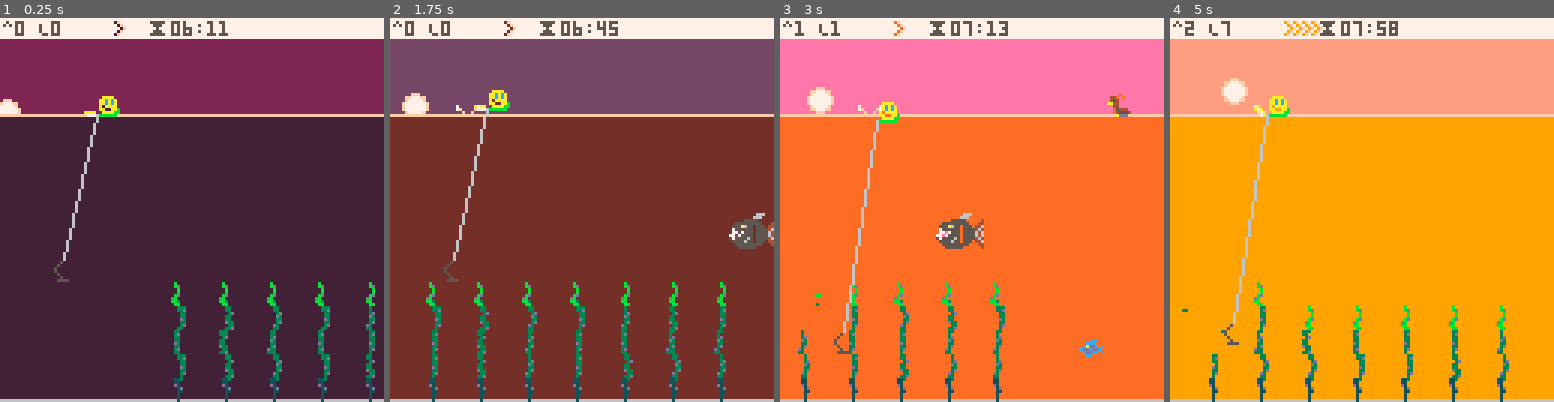
Above: before the commit, frames 1-4 (left to right).
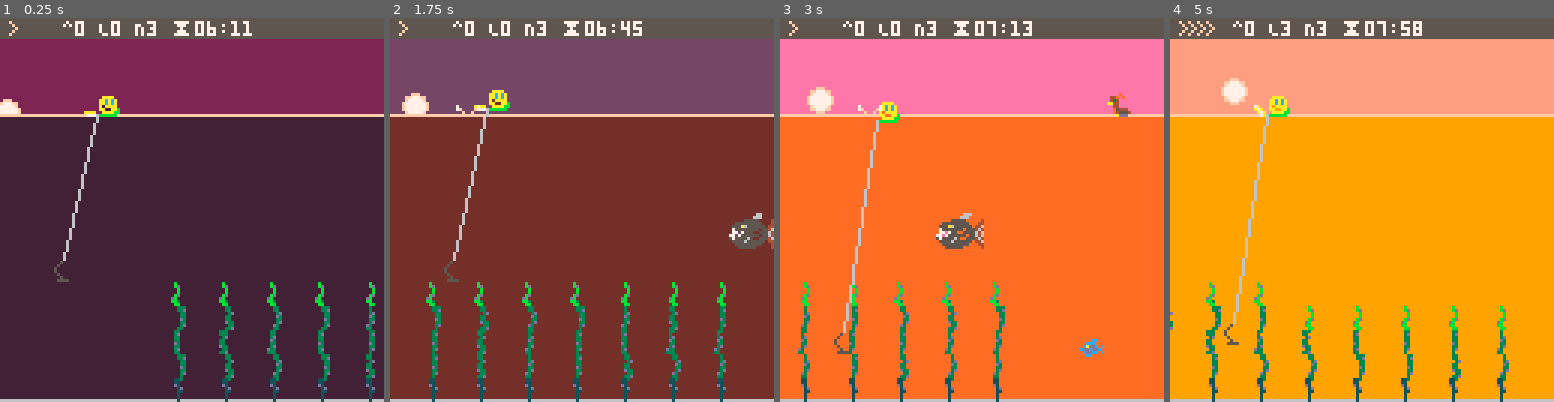
Above: after the commit, the same moments.

Repository: broquaint/pico8-carts
Game: PICO-8 cartridge eggjam18.p8
The game is run twice, just before and just after one commit, with the same random seed, the same clock (stepped at 60 frames per second) and the same inputs.
Inputs:
- Up to frame 1 (0.25 s): no input
- Up to frame 2 (1.75 s): tap O (Z key) at 0.33, 0.7, 1.43 s; tap X (X key) at 1.07 s
- Up to frame 3 (3 s): hold Left 1.97-2.37 s; tap X (X key) at 2.07, 2.4, 2.73 s; tap O (Z key) at 2.22 s; hold Down 2.42-2.82 s; hold Right from 2.87 s (still down)
- Up to frame 4 (5 s): tap X (X key) every 0.33 s from 3.07 to 4.73 s; tap O (Z key) at 3.1, 3.98, 4.87 s; release Right at 3.53 s; hold Up 3.58-4.08 s; hold Right 4.13-4.53 s; hold Down from 4.58 s (still down)

The runs differ from the first frame. In frame 1, 4.6% of the frame differs, in the area x 0-100%, y 0-6%; in frame 2, 4.6%; in frame 3, 4.8%; in frame 4, 5.0%, in the area x 0-100%, y 0-91%.

Commit message:
Implement fish collision

Diff:
--- a/eggjam18.p8
+++ b/eggjam18.p8
@@ -126,6 +126,7 @@
          tips = 0,
          trunks = 0,
          accelerating = false,
+         nets = 3,
    })
    net = make_obj({
          x = 16,
@@ -146,33 +147,33 @@
    }
 
    fishies = {
-      make_obj({x=192, y=64,  sx=5*8, sy=0,  w=16,h=16}),
-      make_obj({x=256, y=106, sx=5*8, sy=16, w=8, h=8}),
+      make_obj({x=192, y=64,  sx=5*8, sy=0,  w=16, h=16}),
+      make_obj({x=256, y=106, sx=5*8, sy=16, w=8,  h=8}),
    }
 
    animate_obj(fishies[1], function(obj)
-                  while obj.x > 0 do
+                  while game_state == game_state_playing do
                      local from = obj.x
                      local to   = obj.x - 16
                      local anim = {7,9,7,5}
                      for f = 1,60 do
                         obj.x = lerp(from, to, easeinquad(f/60))
                         if f % 15 == 0 then
-                           obj.sprite = anim[f/15]
+                           obj.sx = anim[f/15]*8
                         end
                         yield()
                      end
                   end
    end)
    animate_obj(fishies[2], function(obj)
-                  while obj.x > 0 do
+                  while game_state == game_state_playing do
                      local from = obj.x
                      local to   = obj.x - 16
-                     local anim = {7,9,7,5}
+                     local anim = {7,9,5}
                      for f = 1,45 do
                         obj.x = lerp(from, to, easeinquad(f/45))
                         if f % 15 == 0 then
-                           obj.sprite = anim[f/15]
+                           obj.sx = anim[f/15]*8
                         end
                         yield()
                      end
@@ -273,6 +274,10 @@
 end
 
 function gather_kelp()
+   if net.cooling_down then
+      return
+   end
+
    local nx1 = net.x
    local nx2 = nx1+4
    local ny2 = net.y+7
@@ -297,6 +302,63 @@
             animate_gathered_kelp(kelp, ny2, delta+1)
             break
          end
+      end
+   end
+end
+
+
+function detect_line_intersection(ox1, ox2, oy1, oy2)
+   -- Make bounding box smaller than sprite
+   local px1 = net.x + 1
+   local px2 = net.x + 7
+   local py1 = net.y + 1
+   local py2 = net.y + 7
+
+   -- bottom line intersection with top line
+   if py2 >= oy1 and py2 <= oy2
+      and ((px1 >= ox1 and px1 <= ox2) or (px2 >= ox1 and px2 <= ox2))
+   then
+      return true
+      -- left line intersects with top line
+   elseif px1 >= ox1 and px1 <= ox2
+      and ((py1 >= oy1 and py1 <= oy2) or (py2 >= oy1 and py2 <= oy2))
+   then
+      return true
+      -- right line intersects with top line
+   elseif px2 >= ox1 and px2 <= ox2
+      and ((py1 >= oy1 and py1 <= oy2) or (py2 >= oy1 and py2 <= oy2))
+   then
+      return true
+   end
+end
+
+function detect_fishies()
+   if net.cooling_down then
+      return
+   end
+   for f in all(fishies) do
+      local fx1 = f.x
+      local fx2 = f.x + f.w
+      local fy1 = f.y
+      local fy2 = f.y + f.h
+      if detect_line_intersection(fx1, fx2, fy1, fy2) then
+         player.nets -= 1
+         net.cooling_down = true
+         animate_obj(net, function(obj)
+                        obj.sprite = 2
+                        wait(10)
+                        obj.sprite = 1
+                        wait(10)
+                        obj.sprite = 2
+                        wait(10)
+                        obj.sprite = 1
+                        wait(10)
+                        obj.sprite = 2
+                        wait(10)
+                        obj.sprite = 1
+                        obj.cooling_down = false
+         end)
+         return f
       end
    end
 end
@@ -380,6 +442,7 @@
    net.x    += player.speed_x
 
    gather_kelp()
+   detect_fishies()
 end
 
 function _update60()
@@ -437,19 +500,19 @@
    pal(ember, olive, 0)
    line(cam.x, 127, cam.x+127, 127, ember)
 
-   rectfill(cam.x, cam.y, cam.x+127, cam.y+6, white)
+   rectfill(cam.x, cam.y, cam.x+127, cam.y+6, slate)
 
    -- print(dumper(player.speed_x, ' @ ', player.x, ' ^ ', net.speed_y, ' y ', net.y, ' b ', player.bounces), cam.x+1, cam.y+1, slate)
    pal(ember, coral, 0)
    for i = 1,(player.speed_x/ACCEL_X) do
-      print('>', cam.x+35+(i*3), 1, orange)
-      print('>', cam.x+36+(i*3), 1, coral)
+      print('>', cam.x+(i*3), 1, orange)
+      print('>', cam.x+(i*3), 1, coral)
    end
 
    local mins = flr(sun.minute % 60)
    local hour = flr(6 + (sun.minute/60))
    local time = (hour < 10 and '0'..hour or hour)..':'..(mins < 10 and '0'..mins or mins)
-   print(dumper('^', player.tips, ' L', player.trunks, '       ⧗', time), cam.x+1, 1, slate)
+   print(dumper('^', player.tips, ' L', player.trunks, ' N', player.nets, ' ⧗', time), cam.x+21, 1, white)
 
    pal(storm, sea, 1)
 
@@ -486,7 +549,7 @@
 
    for s in all(splashes) do
       if s.animating then
-         spr(2, s.x, s.y)
+         spr(3, s.x, s.y)
       end
    end
 
Not shown, changed: 19 lines of the sprite sheet (__gfx__) section of eggjam18.p8
